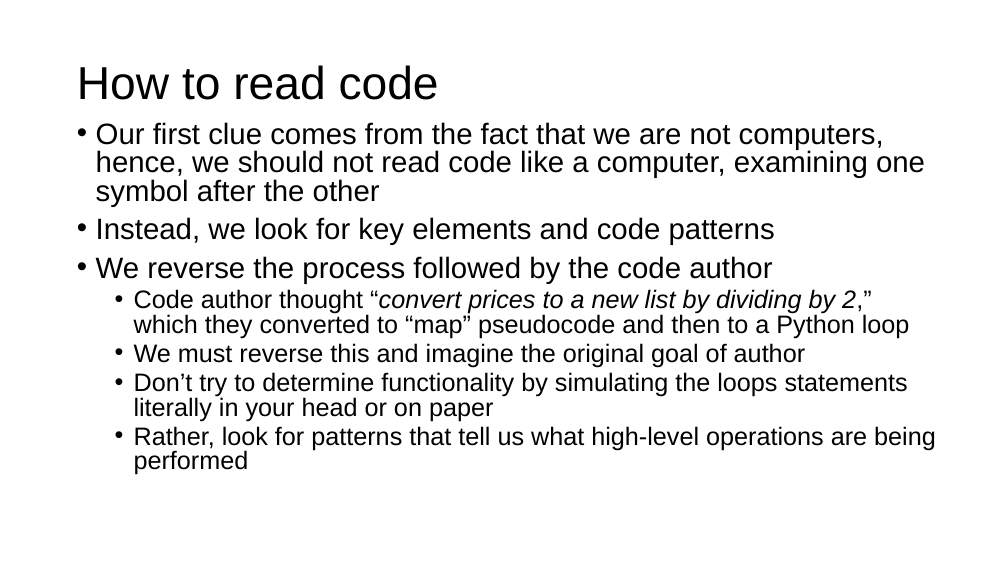
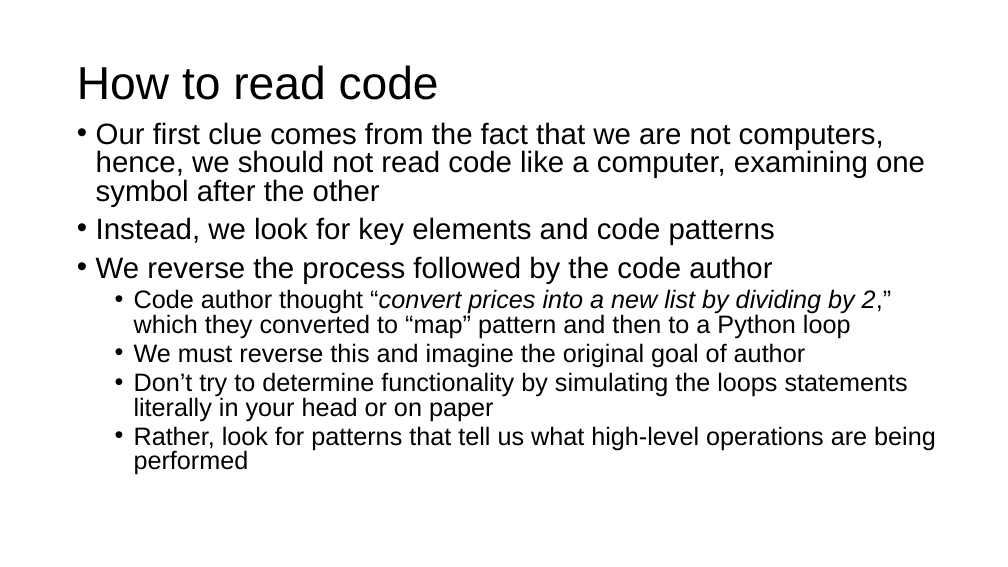
Before and after one commit to parrt/msds689, a slide deck: slide 4 of notes/reading-code.pptx. Drawn at 1008x567 pixels with LibreOffice and Linux fonts; fonts in the diff are those of the drawing; background and template pictures are left out. Boxes give left, top, right and bottom in pixels: in the first picture for what was removed or moved away, otherwise in the second. Text is boxed around its words. In the diff, an @@ line names an element or a change of style, - is before the commit and + after.

```diff
--- a/notes/reading-code.pptx
+++ b/notes/reading-code.pptx
@@ text at bbox=[134, 289, 892, 338]: text changed @@
-  • Code author thought “convert prices to a new list by dividing by 2,” which they converted to “map” pseudocode and then to a Python loop
+  • Code author thought “convert prices into a new list by dividing by 2,” which they converted to “map” pattern and then to a Python loop
```
Also in this commit, not shown: 3 other slides changed, 5 other files.
